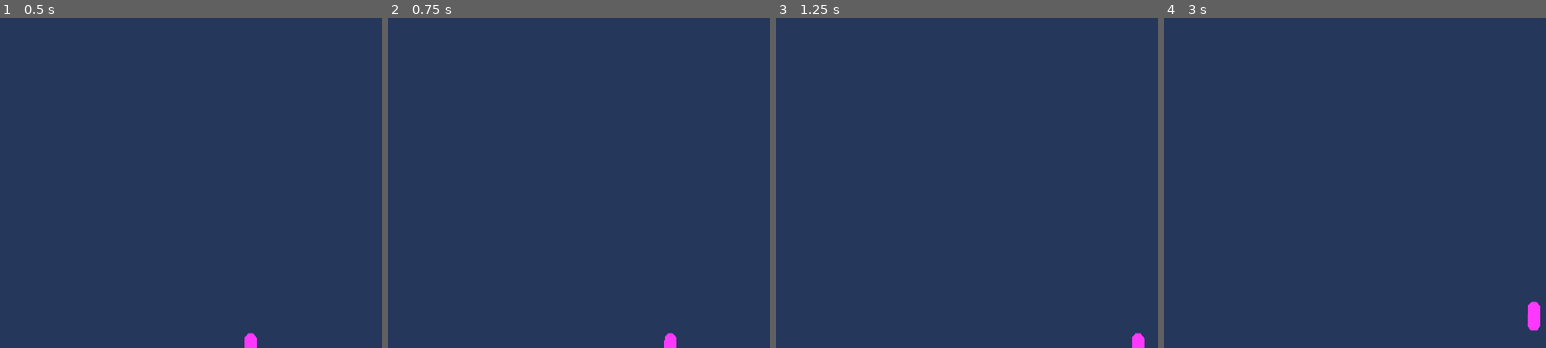
Above: before the commit, frames 1-4 (left to right).
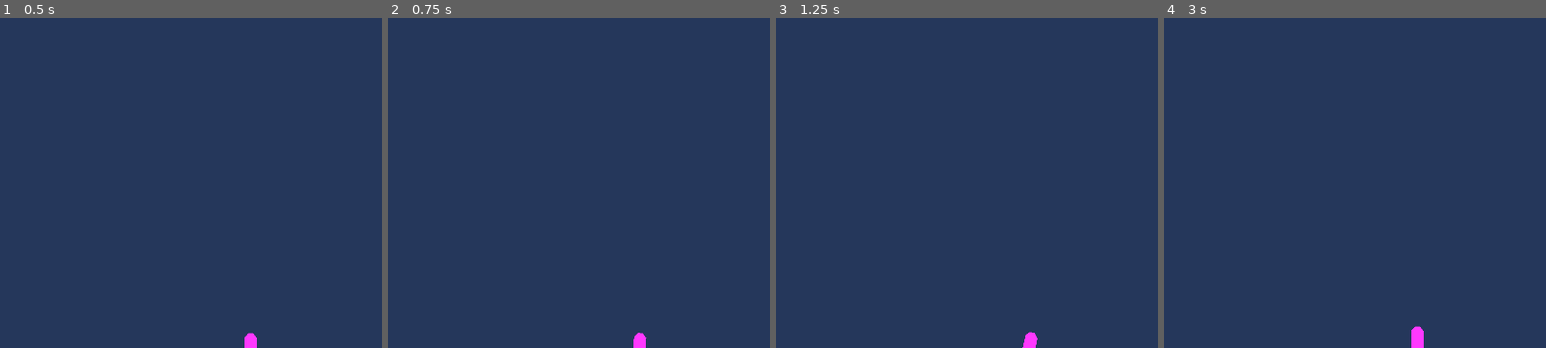
Above: after the commit, the same moments.

Repository: CKolean/Aerobullosis
Game: Godot game, scene res://scenes/game/player.tscn
Two runs of this game, one before a commit and one after it. Both use one fixed random seed, a clock stepped at 60 frames per second and the inputs below. This scene is started directly instead of the project's main scene.
Inputs:
- Up to frame 1 (0.5 s): no input
- Up to frame 2 (0.75 s): tap Enter at 0.5 s; hold Right (move_right) from 0.53 s (still down)
- Up to frame 3 (1.25 s): keep holding Right (move_right)
- Up to frame 4 (3 s): tap Space at 1.25, 2.75 s; release Right (move_right) at 1.28 s; hold Left (move_left) 1.28-2.03 s; tap Enter at 2 s; hold Right (move_right) 2.03-2.78 s; hold Up (move_up) from 2.78 s (still down)

Frame 1 is identical in both runs. In frame 2, 0.3% of the frame differs, in the area x 64-76%, y 95-100%; in frame 3, 0.3%; in frame 4, 0.5%, in the area x 64-99%, y 85-100%.

Commit message:
updated character controller to have better movement

Diff:
--- a/game/aerobullosis/scenes/game/player.gd
+++ b/game/aerobullosis/scenes/game/player.gd
@@ -1,8 +1,19 @@
 extends Area2D
 
-@export var speed = 400 # How fast the player will move (pixels/sec).
 var screen_size # Size of the game window.
 var start_position
+var start_rotation = 92
+var rotation_limit = 45
+var right_rotation = 0.005
+var left_rotation = 0.005
+# I dont know what to do with this number
+var rotation_correction_strenght = 0.000000001
+var right_strenght = 2
+var left_strenght = 2
+var up_strenght = 50
+var sea_gravity = 10
+@export var absolute_player_depth_px: float = 0.0
+
 
 # Called when the node enters the scene tree for the first time.
 func _ready():
@@ -10,22 +21,29 @@
 	start_position = Vector2(screen_size[0]/2,screen_size[1])
 	position = start_position
 
-
 # Called every frame. 'delta' is the elapsed time since the previous frame.
 func _process(delta):
 	var velocity = Vector2.ZERO # The player's movement vector.
+	#gravity
+	velocity.y += sea_gravity
+	absolute_player_depth_px = position.y
+	print(absolute_player_depth_px)
 	if Input.is_action_pressed("move_right"):
-		print("right")
-		velocity.x += 1
+		#velocity.x += 0.1
+		velocity = velocity.rotated(-right_strenght)
+		if not global_rotation_degrees > rotation_limit:
+			rotation = rotation + right_rotation
 	if Input.is_action_pressed("move_left"):
-		print("left")
-		velocity.x -= 1
+		#velocity.x -= 0.1
+		velocity = velocity.rotated(left_strenght)
+		if not global_rotation_degrees < -rotation_limit:
+			rotation = rotation - left_rotation
 	if Input.is_action_pressed("move_up"):
-		print("up")
-		velocity.y -= 1
-
-	if velocity.length() > 0:
-		velocity = velocity.normalized() * speed
+		velocity.y -= up_strenght
+		if global_rotation_degrees >0:
+			rotation = rotation_correction_strenght
+		else:
+			rotation = rotation_correction_strenght
 
 	position += velocity * delta
 	position = position.clamp(Vector2.ZERO, screen_size)
